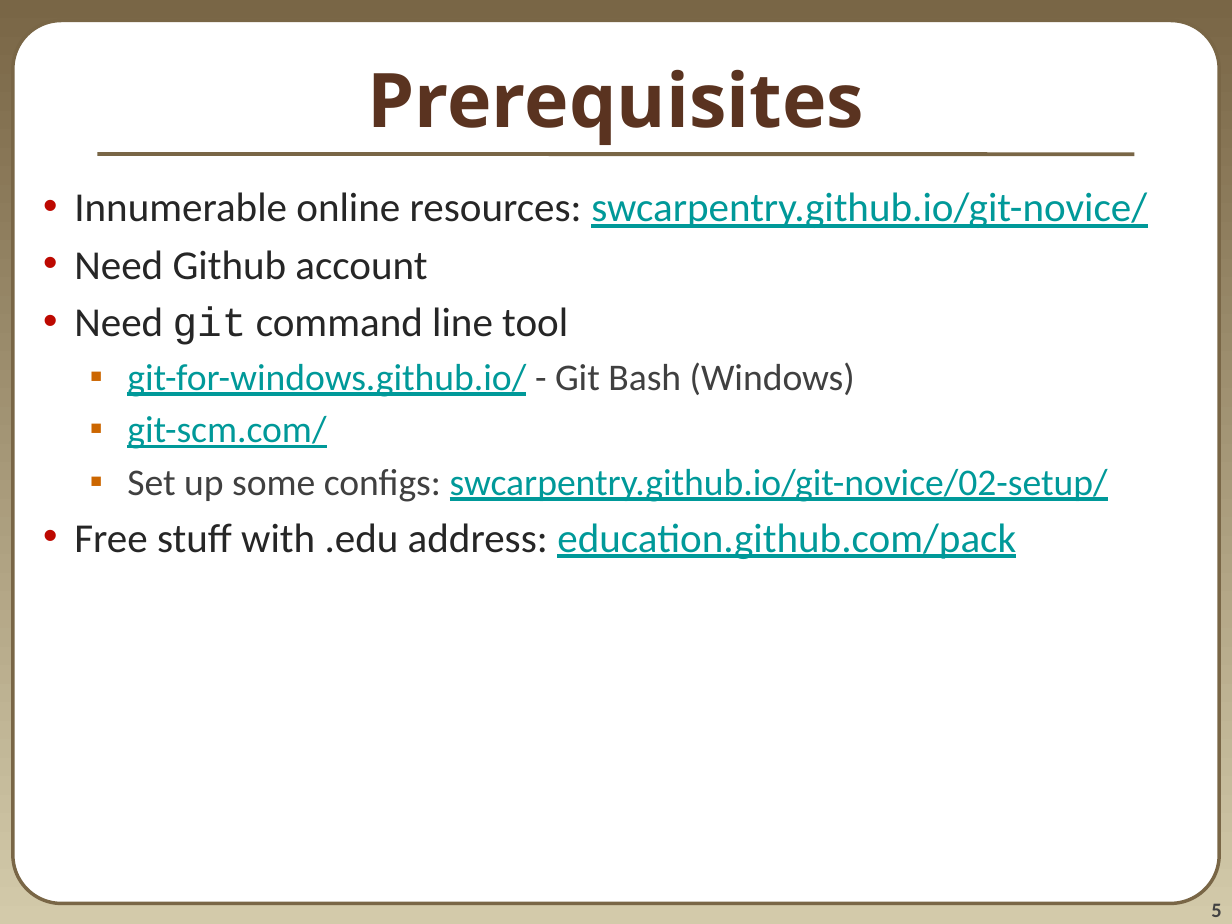
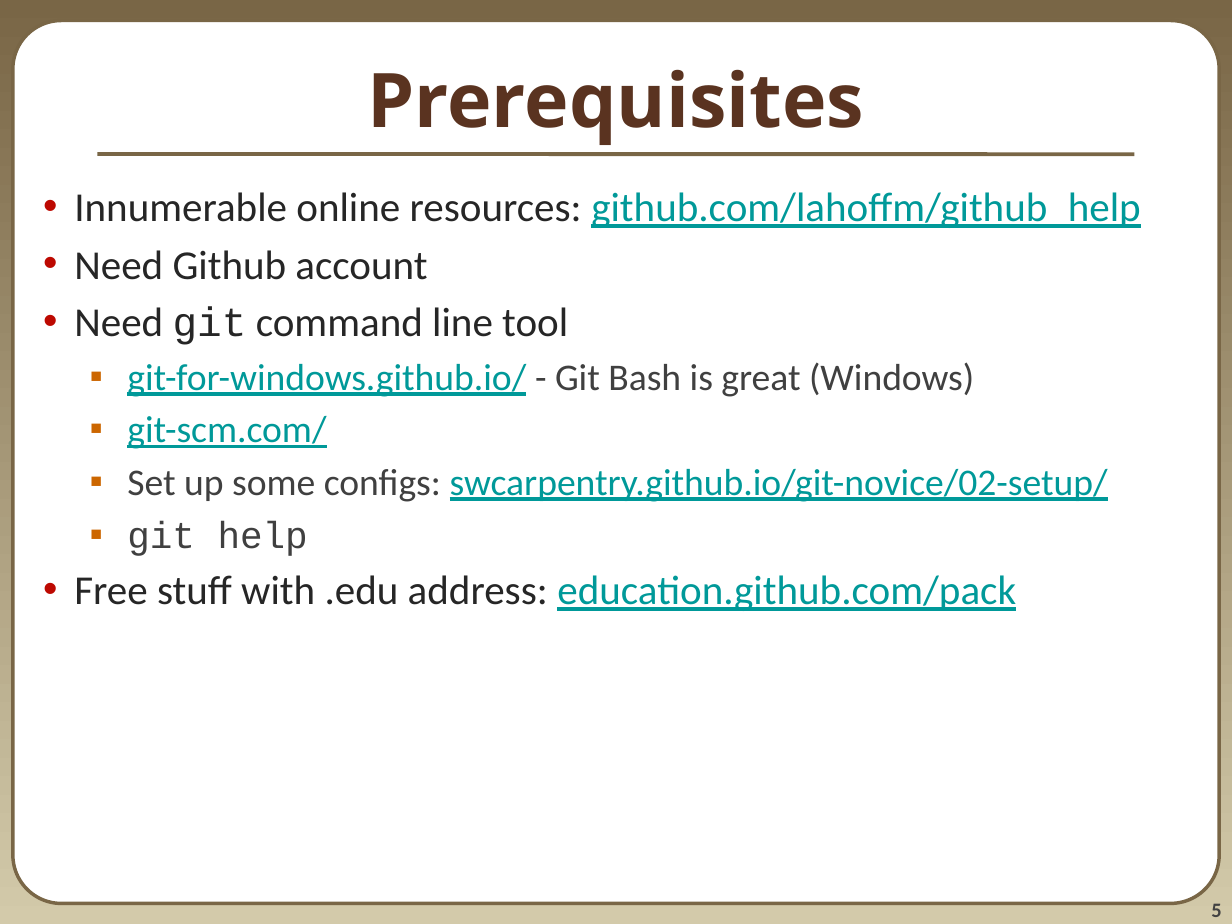
Before and after one commit to lahoffm/github_help, a slide deck: slide 5 of Github introduction Lukas.pptx. Drawn at 1232x924 pixels with LibreOffice and Linux fonts; fonts in the diff are those of the drawing. Boxes give left, top, right and bottom in pixels: in the first picture for what was removed or moved away, otherwise in the second. Text is boxed around its words. In the diff, an @@ line names an element or a change of style, - is before the commit and + after.

```diff
--- a/Github introduction Lukas.pptx
+++ b/Github introduction Lukas.pptx
@@ text at [74, 192, 1141, 228]: text changed @@
-• Innumerable online resources: swcarpentry.github.io/git-novice/
+• Innumerable online resources: github.com/lahoffm/github_help
@@ text at [127, 362, 974, 397]: text changed @@
-  ▪ git-for-windows.github.io/ - Git Bash (Windows)
+  ▪ git-for-windows.github.io/ - Git Bash is great (Windows)
@@ text at [127, 521, 308, 556]: paragraph added @@
+  ▪ git help
```
Also in this commit, not shown: 11 other slides changed, 5 slides added, 2 slides removed, 2 other files.
